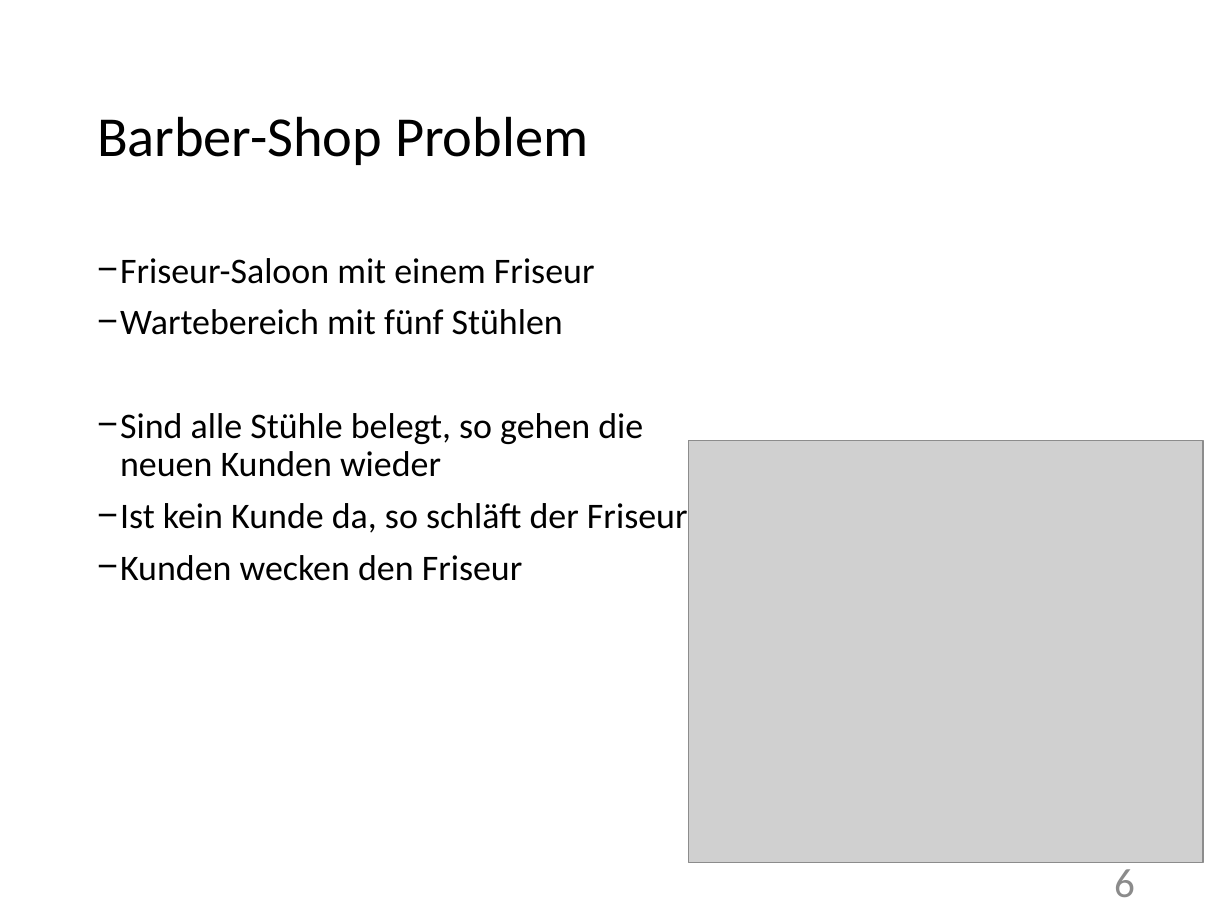
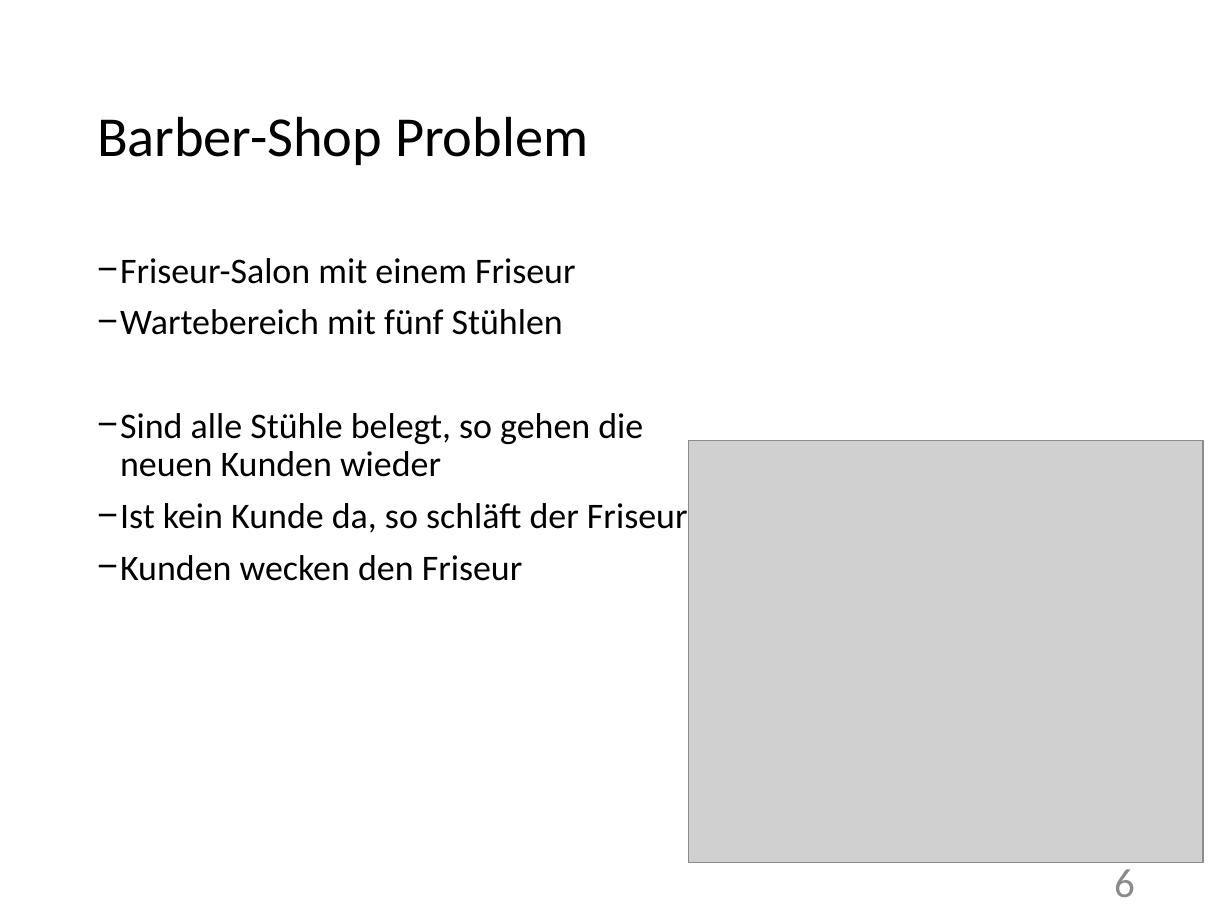
Before and after one commit to SystemSoftware/BarberShop-Async, a slide deck: slide 6 of Async in C#.pptx. Drawn at 1232x924 pixels with LibreOffice and Linux fonts; fonts in the diff are those of the drawing; grey boxes stand for pictures. Boxes give left, top, right and bottom in pixels: in the first picture for what was removed or moved away, otherwise in the second. Text is boxed around its words. In the diff, an @@ line names an element or a change of style, - is before the commit and + after.

```diff
--- a/Async in C#.pptx
+++ b/Async in C#.pptx
@@ text at [120, 258, 576, 284]: text changed @@
-− Friseur-Saloon mit einem Friseur
+− Friseur-Salon mit einem Friseur
```
Also in this commit, not shown: 1 other slide changed.
